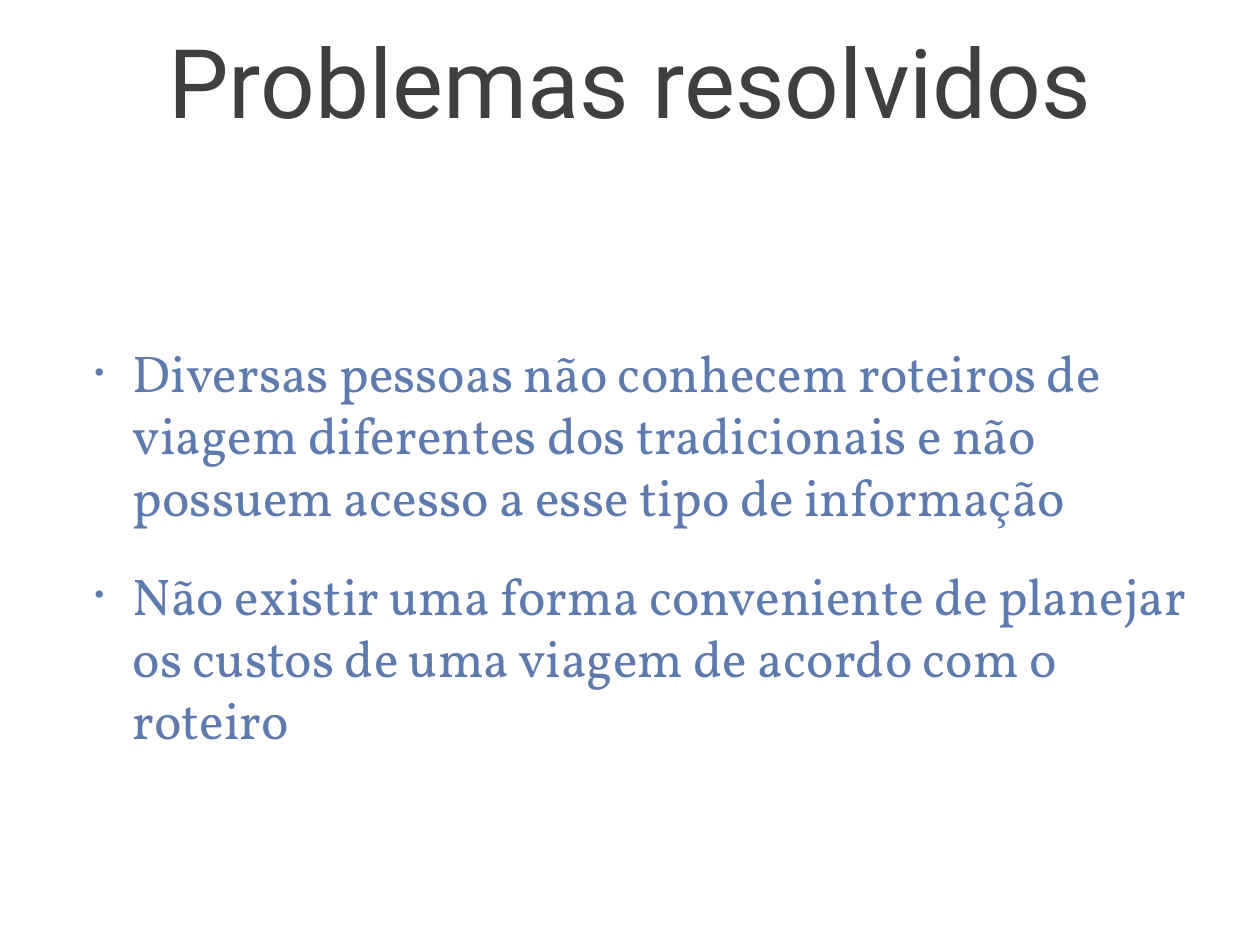
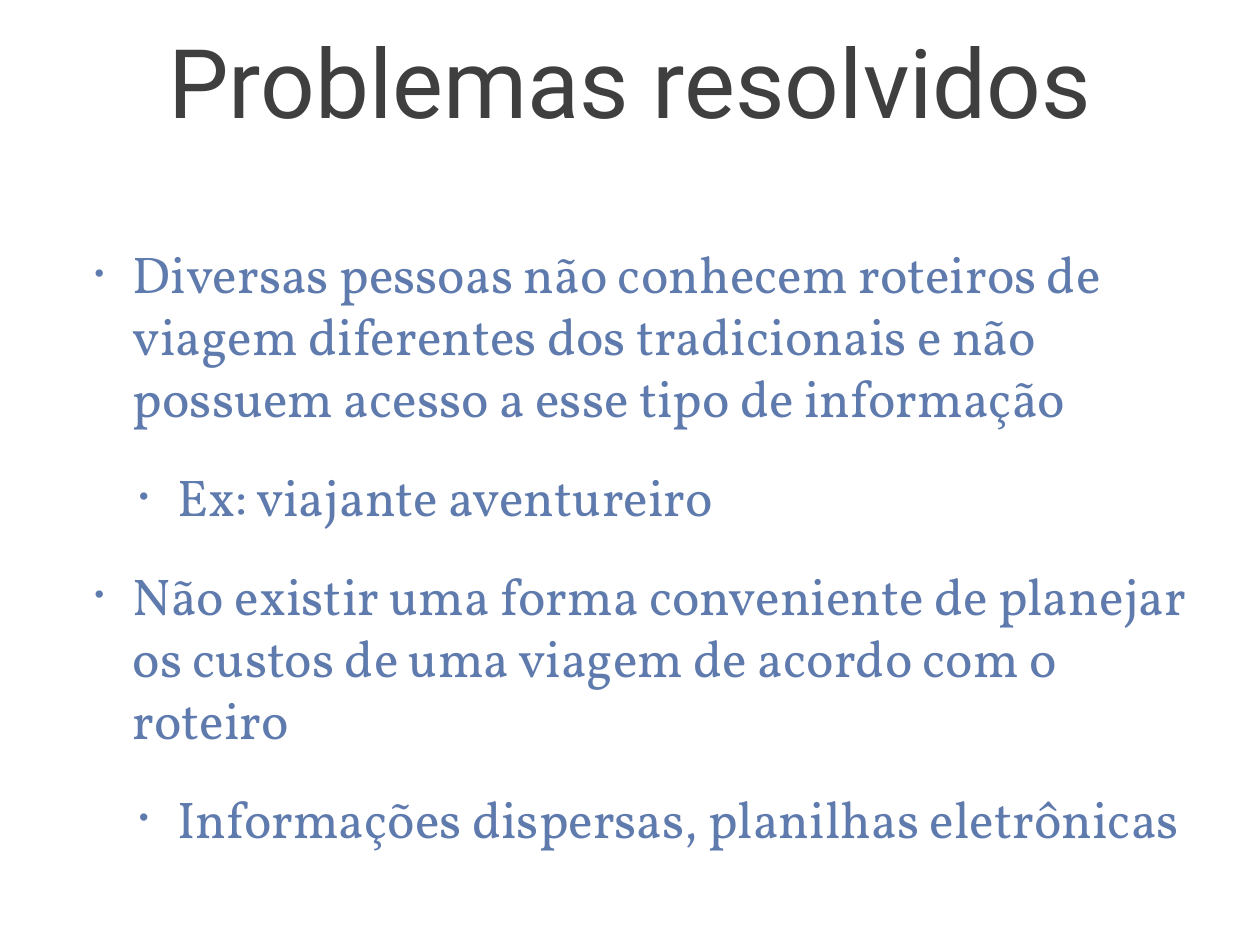
Before and after one commit to tulios/projetofinal-roteiros, a slide deck: slide 5 of apresentacao/apresentacao.ppt (slide 6 before the commit). Drawn at 1260x945 pixels with LibreOffice and Linux fonts; fonts in the diff are those of the drawing; background and template pictures are left out. Boxes give left, top, right and bottom in pixels: in the first picture for what was removed or moved away, otherwise in the second. Text is boxed around its words. In the diff, an @@ line names an element or a change of style, - is before the commit and + after.

```diff
--- a/apresentacao/apresentacao.ppt
+++ b/apresentacao/apresentacao.ppt
@@ text "Diversas pessoas não conhecem roteiros ..." moved from (x1=133, y1=355, x2=1186, y2=740) to (x1=133, y1=256, x2=1186, y2=851) @@
@@ text at (x1=177, y1=480, x2=713, y2=529): paragraph added @@
+  • Ex: viajante aventureiro
@@ text at (x1=177, y1=801, x2=1179, y2=851): paragraph added @@
+  • Informações dispersas, planilhas eletrônicas
```
Also in this commit, not shown: 4 other slides changed, 4 slides added, 1 slide removed, 2 other files.
